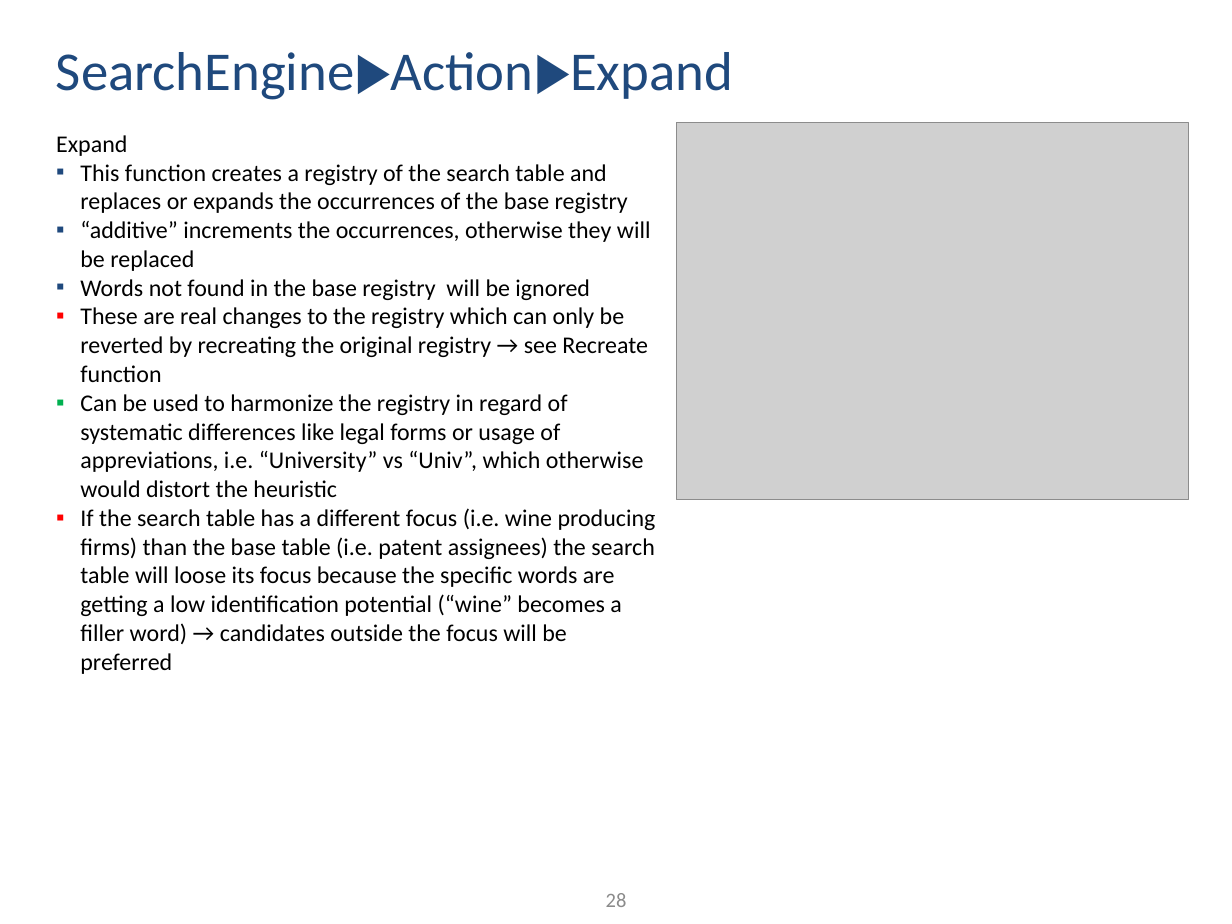
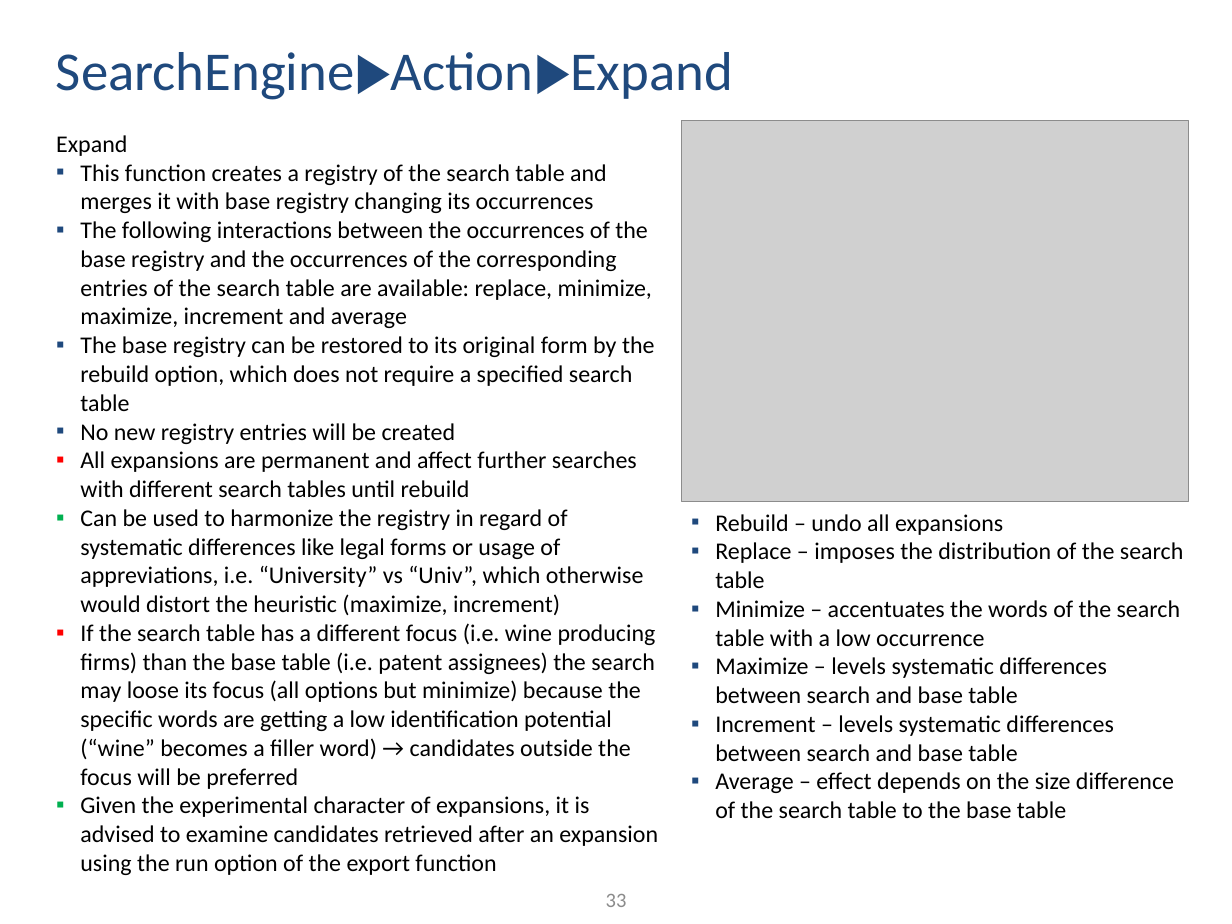
Before and after one commit to ThorstenDoherr/searchengine, a slide deck: slide 33 of doc/Manual.pptx (slide 28 before the commit). Drawn at 1232x924 pixels with LibreOffice and Linux fonts; fonts in the diff are those of the drawing; grey boxes stand for pictures. Boxes give left, top, right and bottom in pixels: in the first picture for what was removed or moved away, otherwise in the second. Text is boxed around its words. In the diff, an @@ line names an element or a change of style, - is before the commit and + after.

```diff
--- a/doc/Manual.pptx
+++ b/doc/Manual.pptx
@@ picture: place and size @@
-picture at <box>676,122,1189,499</box>
+picture at <box>681,121,1188,501</box>
@@ text at <box>80,164,658,875</box>: text changed @@
-  ▪ This function creates a registry of the search table and replaces or expands the occurrences of the base registry
-  ▪ “additive” increments the occurrences, otherwise they will be replaced
-  ▪ Words not found in the base registry will be ignored
-  ▪ These are real changes to the registry which can only be reverted by recreating the original registry → see Recreate function
-  ▪ Can be used to harmonize the registry in regard of systematic differences like legal forms or usage of appreviations, i.e. “University” vs “Univ”, which otherwise would distort the heuristic
-  ▪ If the search table has a different focus (i.e. wine producing firms) than the base table (i.e. patent assignees) the search table will loose its focus because the specific words are getting a low identification potential (“wine” becomes a filler word) → candidates outside the focus will be preferred
+  ▪ This function creates a registry of the search table and merges it with base registry changing its occurrences
+  ▪ The following interactions between the occurrences of the base registry and the occurrences of the corresponding entries of the search table are available: replace, minimize, maximize, increment and average
+  ▪ The base registry can be restored to its original form by the rebuild option, which does not require a specified search table
+  ▪ No new registry entries will be created
+  ▪ All expansions are permanent and affect further searches with different search tables until rebuild
+  ▪ Can be used to harmonize the registry in regard of systematic differences like legal forms or usage of appreviations, i.e. “University” vs “Univ”, which otherwise would distort the heuristic (maximize, increment)
+  ▪ If the search table has a different focus (i.e. wine producing firms) than the base table (i.e. patent assignees) the search may loose its focus (all options but minimize) because the specific words are getting a low identification potential (“wine” becomes a filler word) → candidates outside the focus will be preferred
+  ▪ Given the experimental character of expansions, it is advised to examine candidates retrieved after an expansion using the run option of the export function
@@ text added at <box>715,514,1184,818</box>, 14 pt, text #000000 @@
+  ▪ Rebuild – undo all expansions
+  ▪ Replace – imposes the distribution of the search table
+  ▪ Minimize – accentuates the words of the search table with a low occurrence
+  ▪ Maximize – levels systematic differences between search and base table
+  ▪ Increment – levels systematic differences between search and base table
+  ▪ Average – effect depends on the size difference of the search table to the base table
@@ page number at <box>606,894,627,907</box>: text changed @@
-28
+33
```
Also in this commit, not shown: 20 other slides changed, 5 slides added, 3 other files.
